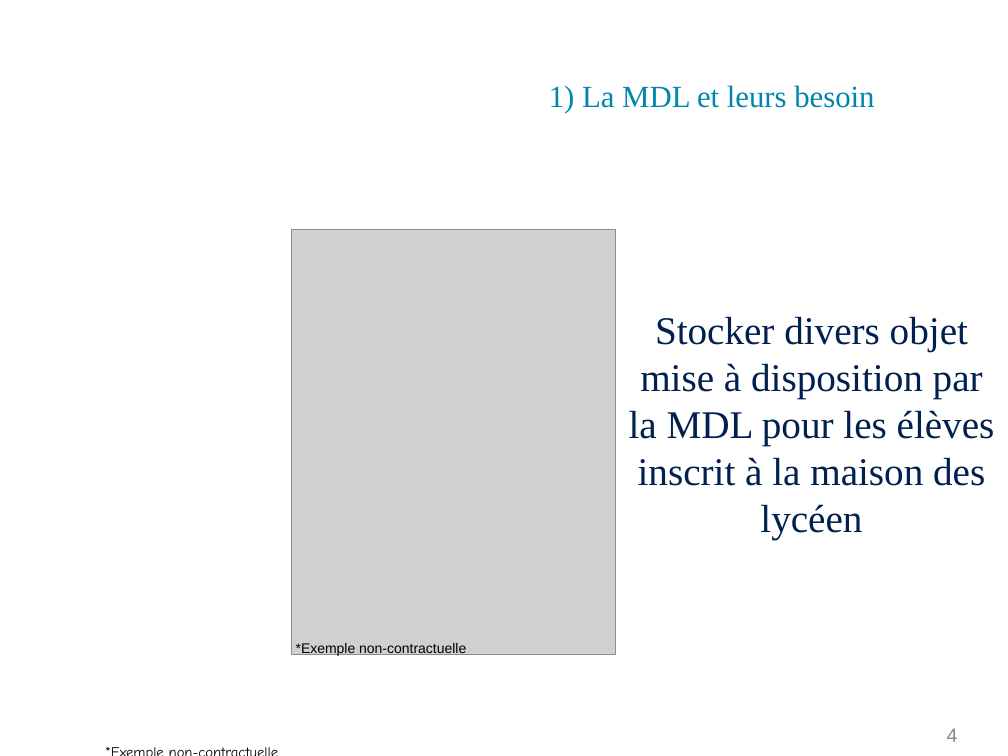
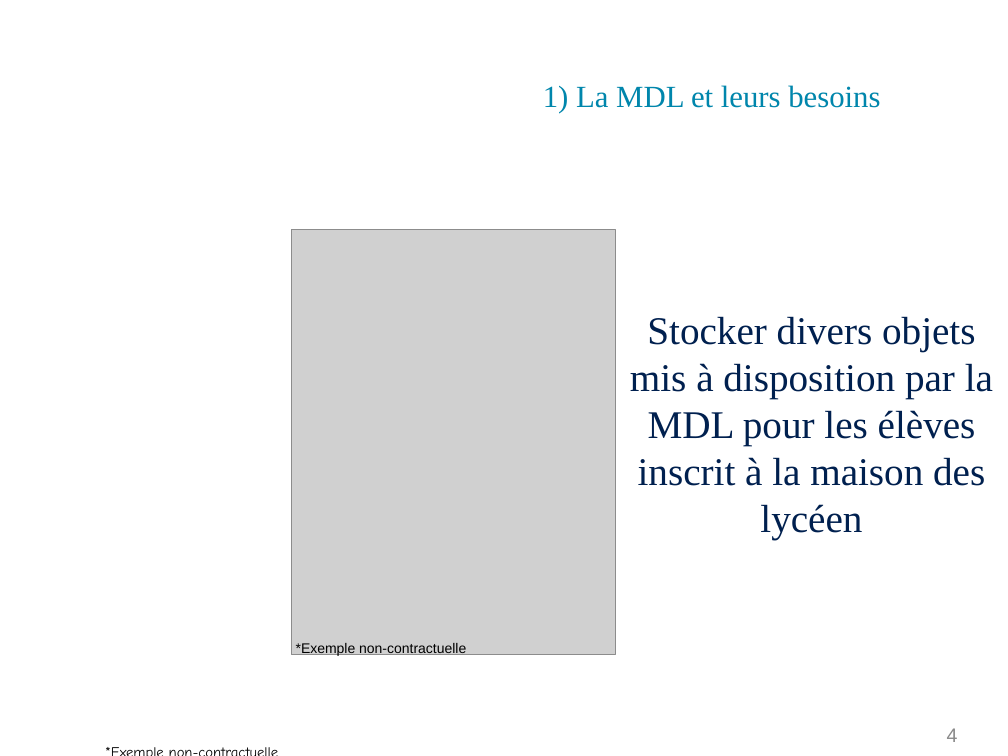
Before and after one commit to PinaudLucas/Projet, a slide deck: slide 4 of Romain/Revue_1.odp. Drawn at 1008x756 pixels with LibreOffice and Linux fonts; fonts in the diff are those of the drawing; grey boxes stand for pictures; background and template pictures are left out. Boxes give left, top, right and bottom in pixels: in the first picture for what was removed or moved away, otherwise in the second. Text is boxed around its words. In the diff, an @@ line names an element or a change of style, - is before the commit and + after.

```diff
--- a/Romain/Revue_1.odp
+++ b/Romain/Revue_1.odp
@@ title at box(543, 85, 880, 114): text changed @@
-1) La MDL et leurs besoin
+1) La MDL et leurs besoins
@@ text at box(630, 316, 993, 540): text changed @@
-Stocker divers objet mise à disposition par la MDL pour les élèves inscrit à la maison des lycéen
+Stocker divers objets mis à disposition par la MDL pour les élèves inscrit à la maison des lycéen
```
Also in this commit, not shown: 6 other slides changed, 2 other files.
